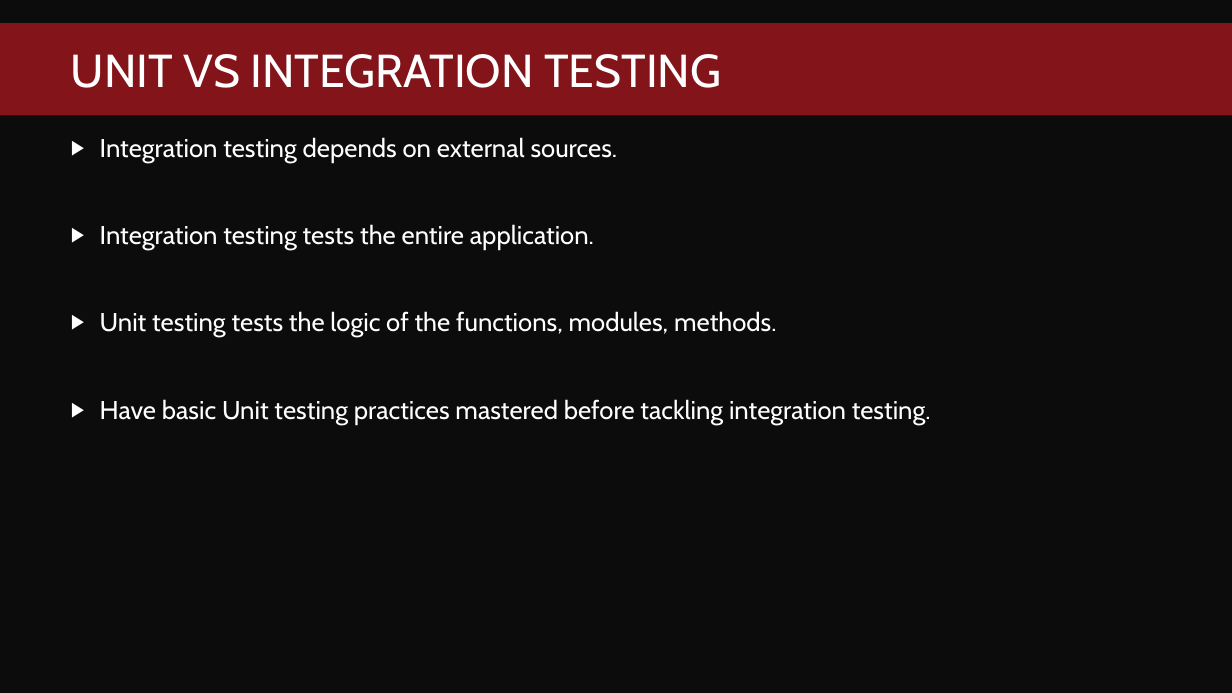
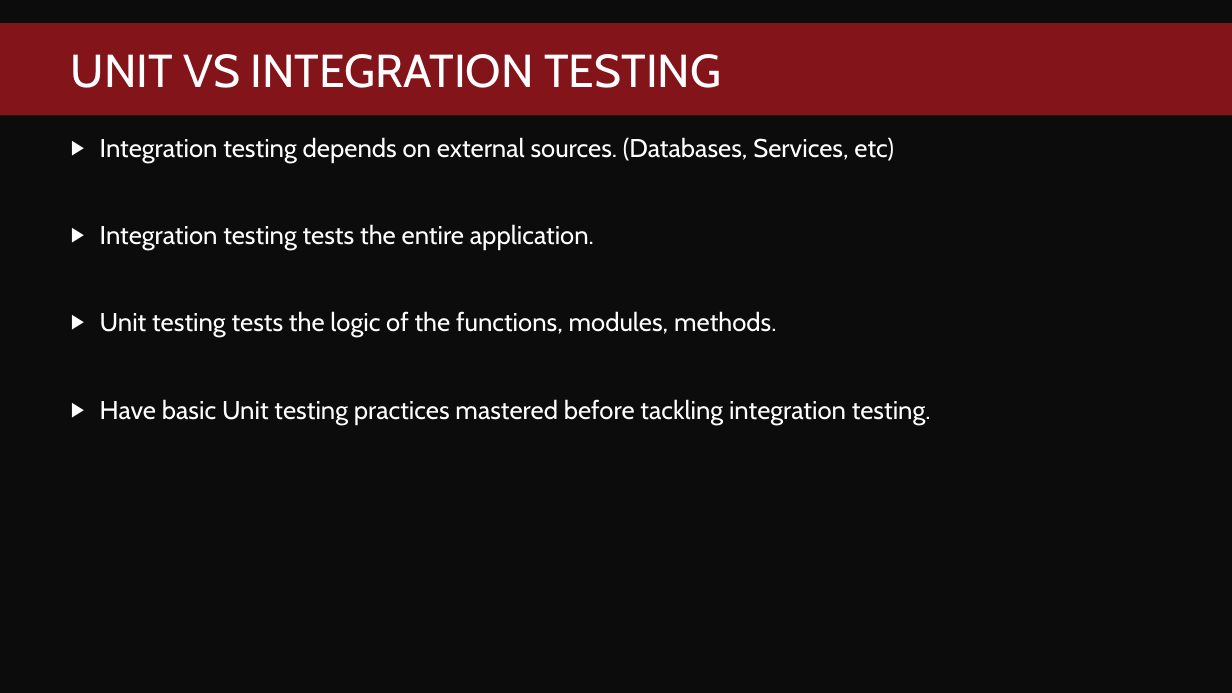
Before and after one commit to fredbainbridge/mmsPester, a slide deck: slide 9 of Pester Practically Perfect PowerShell.pptx. Drawn at 1232x693 pixels with LibreOffice and Linux fonts; fonts in the diff are those of the drawing; background and template pictures are left out. Boxes give left, top, right and bottom in pixels: in the first picture for what was removed or moved away, otherwise in the second. Text is boxed around its words. In the diff, an @@ line names an element or a change of style, - is before the commit and + after.

```diff
--- a/Pester Practically Perfect PowerShell.pptx
+++ b/Pester Practically Perfect PowerShell.pptx
@@ text at (x1=100, y1=137, x2=894, y2=163): text changed @@
-▶ Integration testing depends on external sources.
+▶ Integration testing depends on external sources. (Databases, Services, etc)
```
Also in this commit, not shown: 8 other slides changed, 7 other files.
